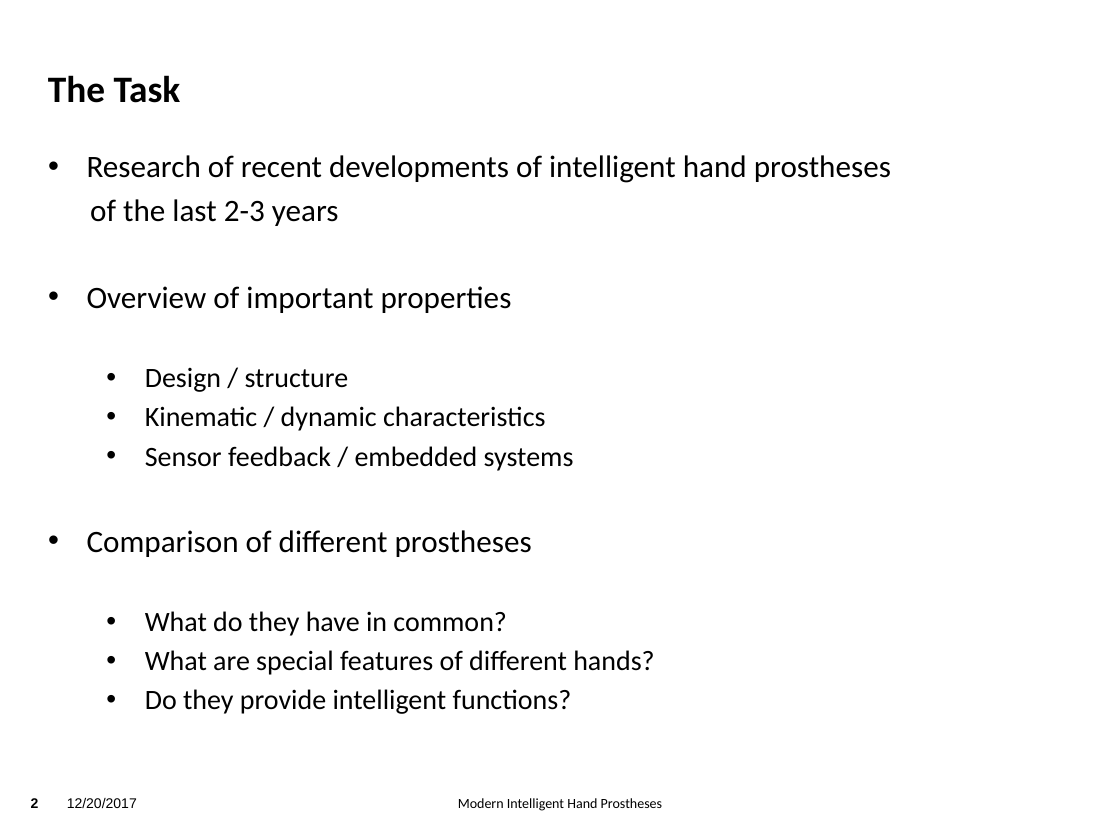
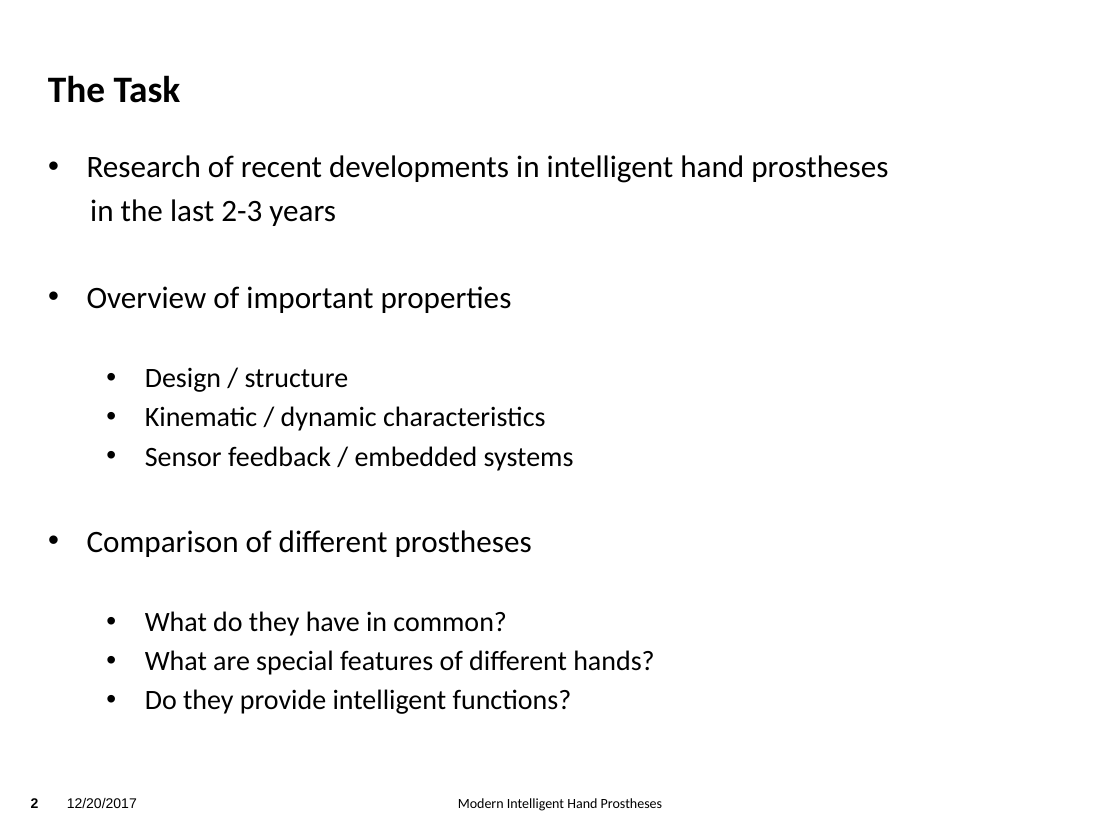
Before and after one commit to TsStocker/HumanoideRobotik, a slide deck: slide 2 of Vortrag/Vortrag.pptx. Drawn at 1120x840 pixels with LibreOffice and Linux fonts; fonts in the diff are those of the drawing; background and template pictures are left out. Boxes give left, top, right and bottom in pixels: in the first picture for what was removed or moved away, otherwise in the second. Text is boxed around its words. In the diff, an @@ line names an element or a change of style, - is before the commit and + after.

```diff
--- a/Vortrag/Vortrag.pptx
+++ b/Vortrag/Vortrag.pptx
@@ text at bbox=[87, 155, 888, 226]: text changed @@
-• Research of recent developments of intelligent hand prostheses
-of the last 2-3 years
+• Research of recent developments in intelligent hand prostheses
+in the last 2-3 years
```
Also in this commit, not shown: 3 other slides changed, 1 other file.
